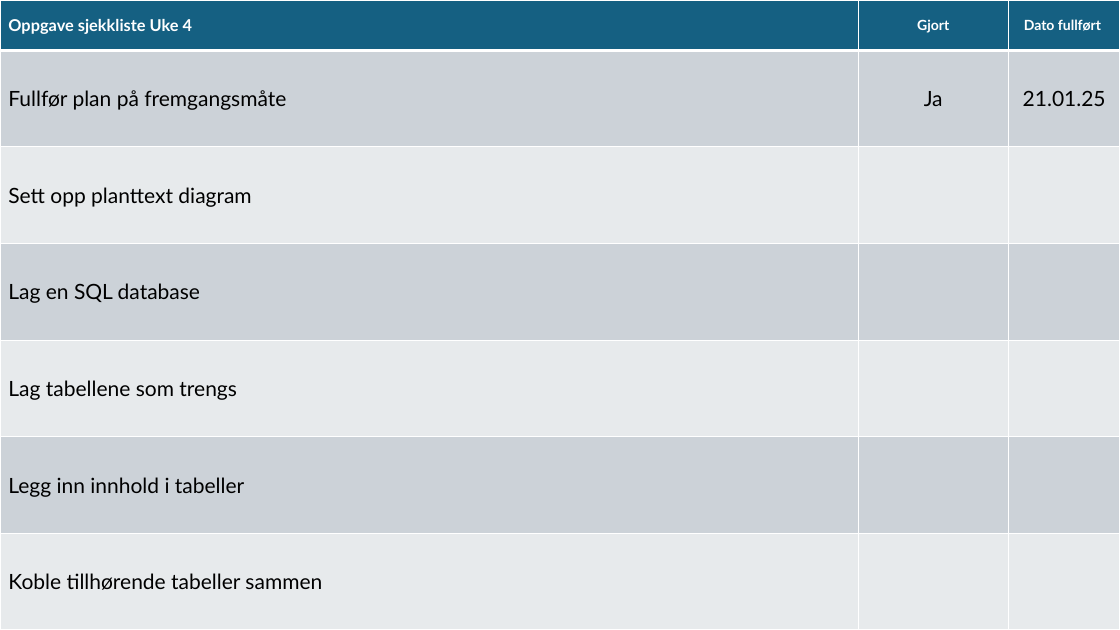
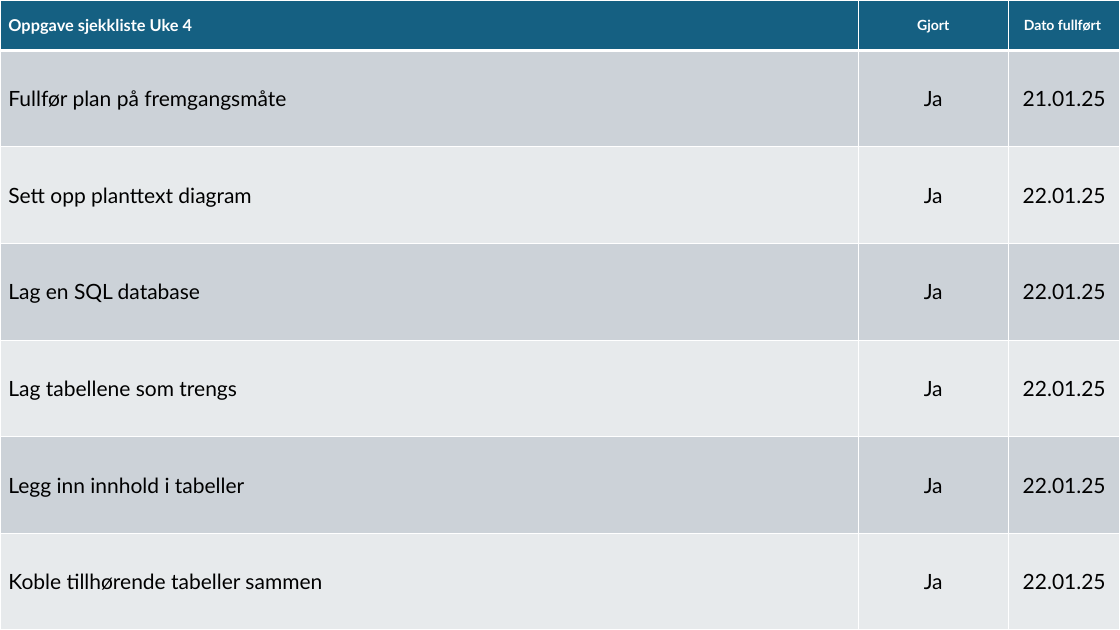
Before and after one commit to MrKleivan/SkoleOppgaverGetAcademy, a slide deck: slide 3 of Emne4/Plan.pptx. Drawn at 1120x630 pixels with LibreOffice and Linux fonts; fonts in the diff are those of the drawing. Boxes give left, top, right and bottom in pixels: in the first picture for what was removed or moved away, otherwise in the second. Text is boxed around its words. In the diff, an @@ line names an element or a change of style, - is before the commit and + after.

```diff
--- a/Emne4/Plan.pptx
+++ b/Emne4/Plan.pptx
@@ table at (0, 0, 1120, 630) @@
-row 3, column 2: 
+row 3, column 2: Ja
-row 3, column 3: 
+row 3, column 3: 22.01.25
-row 4, column 2: 
+row 4, column 2: Ja
-row 4, column 3: 
+row 4, column 3: 22.01.25
-row 5, column 2: 
+row 5, column 2: Ja
-row 5, column 3: 
+row 5, column 3: 22.01.25
-row 6, column 2: 
+row 6, column 2: Ja
-row 6, column 3: 
+row 6, column 3: 22.01.25
-row 7, column 2: 
+row 7, column 2: Ja
-row 7, column 3: 
+row 7, column 3: 22.01.25
```
Also in this commit, not shown: 2 other slides changed, 49 other files.
